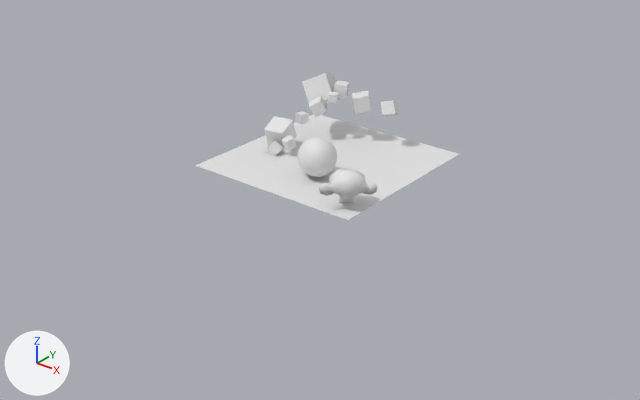
The OBJ model Assets/DemoScene/HighDef.obj: old version first, new version second.
Camera for both pictures: a camera (50 mm lens) standing at (38.0, -49.3, 27.5) and looking at (-1.2, -0.4, -2.9). The lights are fixed; the arrows at lower left show +X, +Y and +Z. Where no turn or scale is listed for an object, it has been applied to the vertices.

Script lines for the objects in view, before the commit:
```python
me_highdef_suzanne = bpy.data.meshes.new('HighDef_Suzanne')
me_highdef_suzanne.from_pydata(...)  # 2913 vertices, 5529 faces; spans x -9.6..6.1, y -5.8..9.5, z -0.9..4.9
# faces by material slot: [6, 54, 1, 5120, 348]
me_highdef_suzanne.materials.append(mat_mat2)  # white #e7e7e7
me_highdef_suzanne.materials.append(mat_mat1)  # white #e7e7e7
me_highdef_suzanne.materials.append(mat_floor)  # white #e7e7e7
me_highdef_suzanne.materials.append(mat_sphere)  # white #e7e7e7
me_highdef_suzanne.materials.append(mat_suzanne)  # white #e7e7e7
# before: 2829 (-9.6, -5.5, -0.5) at pixel (195, 165), 2830 (-9.6, 9.5, -0.5), 2831 (5.4, -5.5, -0.5) at pixel (348, 220), 2832 (5.4, 9.5, -0.5) at pixel (459, 153), 2882 (-4.6, 4.9, 3.7) at pixel (328, 93)
# before: 2883 (-4.9, 5.6, 3.0), 2884 (-4.8, 5.6, 3.7) at pixel (330, 91), 2885 (-4.2, 5.8, 2.9) at pixel (338, 100), 2886 (-4.0, 5.2, 2.9) at pixel (335, 103), 2888 (-3.9, 5.2, 3.6) at pixel (336, 95)
ob_highdef_suzanne = bpy.data.objects.new('HighDef_Suzanne', me_highdef_suzanne)
ob_highdef_suzanne.location = (0.0, 0.0, 0.0)
```
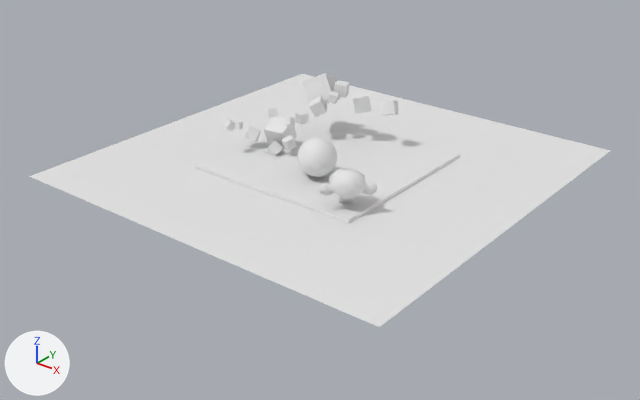
What differs and where, as boxes [x1, y1, x2, y2] in the pictures (640 x 400 px):
'HighDef_Suzanne', reshaped (120% wider, 72% taller)
    before: [195, 73, 459, 220]
    after: [29, 73, 610, 327]
part 1 of me_highdef_suzanne, added
    after: [245, 126, 261, 142]
part 2 of me_highdef_suzanne, added
    after: [235, 122, 243, 129]
part 3 of me_highdef_suzanne, added
    after: [224, 119, 236, 131]
part 4 of me_highdef_suzanne, added
    after: [268, 108, 278, 118]
part 5 of me_highdef_suzanne, added
    after: [284, 117, 295, 126]
part 6 of me_highdef_suzanne, built on
    before: [328, 91, 339, 103]
    after: [29, 74, 610, 327]

What changed in the scene script:
```text
Add mat_outfloor:
    mat_outfloor = principled_material('OutFloor')
    mat_outfloor.base_color = (0.8, 0.8, 0.8)  # white #e7e7e7
    mat_outfloor.roughness = 0.526
Change me_highdef_suzanne:
    where me_highdef_suzanne.from_pydata(...)  # 2913 vertices, 5529 faces; spans x -9.6..6.1, y -5.8..9.5, z -0.9..4.9
    used by ob_highdef_suzanne; location = (0.0, 0.0, 0.0)
    verts and faces of me_highdef_suzanne; kept vertices keep their numbers, new ones are numbered from 2913
    me_highdef_suzanne part 1: the loose piece of 8 vertices spanning x -7.0..-5.7, y -0.5..0.8, z -0.9..0.6 is copied, and the copy is multiplied about its middle by the matrix ((-0.704, 0.679, -0.382), (-0.608, -0.801, -0.303), (-0.487, 0.018, 0.93)), then moved by (-2.3, 0.1, 0.8); it spans x -9.3..-7.9, y -0.6..1.0, z -0.1..1.4
    me_highdef_suzanne part 2: the loose piece of 8 vertices spanning x -7.0..-5.7, y -0.5..0.8, z -0.9..0.6 is copied, and the copy is multiplied about its middle by the matrix ((-0.348, 0.224, -0.359), (0.409, 0.057, -0.36), (-0.11, -0.497, -0.204)), then moved by (-2.9, -0.9, 1.7); it spans x -9.6..-9.0, y -1.1..-0.5, z 1.2..1.9
    me_highdef_suzanne part 3: the loose piece of 8 vertices spanning x -7.0..-5.7, y -0.5..0.8, z -0.9..0.6 is copied, and the copy is multiplied about its middle by the matrix ((-0.125, 0.389, -0.548), (0.475, 0.446, 0.209), (0.476, -0.342, -0.352)), then moved by (-2.7, -2.2, 2.1); it spans x -9.5..-8.5, y -2.6..-1.5, z 1.5..2.5
    me_highdef_suzanne part 4: the loose piece of 8 vertices spanning x -5.9..-4.7, y 0.2..1.4, z 0.0..1.0 is copied, and the copy is multiplied about its middle by the matrix ((0.241, -0.622, -0.388), (0.696, 0.066, 0.327), (-0.23, -0.452, 0.582)), then moved by (0.6, -2.5, 3.4); it spans x -5.2..-4.2, y -2.2..-1.3, z 3.5..4.4
    me_highdef_suzanne part 5: the loose piece of 8 vertices spanning x -5.9..-4.7, y 0.2..1.4, z 0.0..1.0 is copied, and the copy is multiplied about its middle by the matrix ((-0.188, -0.585, -0.372), (0.483, -0.387, 0.364), (-0.497, -0.155, 0.495)), then moved by (2.1, -2.3, 3.0); it spans x -3.6..-2.8, y -1.9..-1.1, z 3.1..4.0
    me_highdef_suzanne part 6
    add verts[2882] = (-4.5, 4.9, 3.7)  # moved, pixel (328, 93)
    add verts[2883] = (-4.9, 5.6, 3.1)  # moved
    add verts[2884] = (-4.7, 5.6, 3.8)  # moved, pixel (331, 90)
    add verts[2885] = (-4.3, 5.8, 2.9)  # moved, pixel (337, 100)
    add verts[2886] = (-4.0, 5.2, 2.9)  # moved, pixel (335, 104)
    add verts[2888] = (-3.9, 5.2, 3.5)  # moved, pixel (336, 96)
    add for new, old in zip([*range(2913, 2917)], [*range(2829, 2833)]): verts[new] = verts[old] + (0.0, 0.0, -0.3)
    add verts[2917] = (-18.6, -14.5, -0.8)  # pixel (29, 176)
    add verts[2918] = (-18.6, 18.5, -0.8)  # pixel (302, 73)
    add verts[2919] = (14.4, -14.5, -0.8)  # pixel (379, 327)
    add verts[2920] = (14.4, 18.5, -0.8)  # pixel (610, 150)
    add faces += [(2829, 2913, 2915, 2831), (2830, 2832, 2916, 2914), (2831, 2915, 2916, 2832), (2829, 2830, 2914, 2913), (2915, 2919, 2920, 2916), (2913, 2914, 2918, 2917)]  # mat_outfloor (white #e7e7e7)
    add faces += [(2913, 2917, 2919, 2915), (2914, 2916, 2920, 2918)]  # mat_outfloor (white #e7e7e7)
    add me_highdef_suzanne.materials.append(mat_outfloor)  # white #e7e7e7
```
